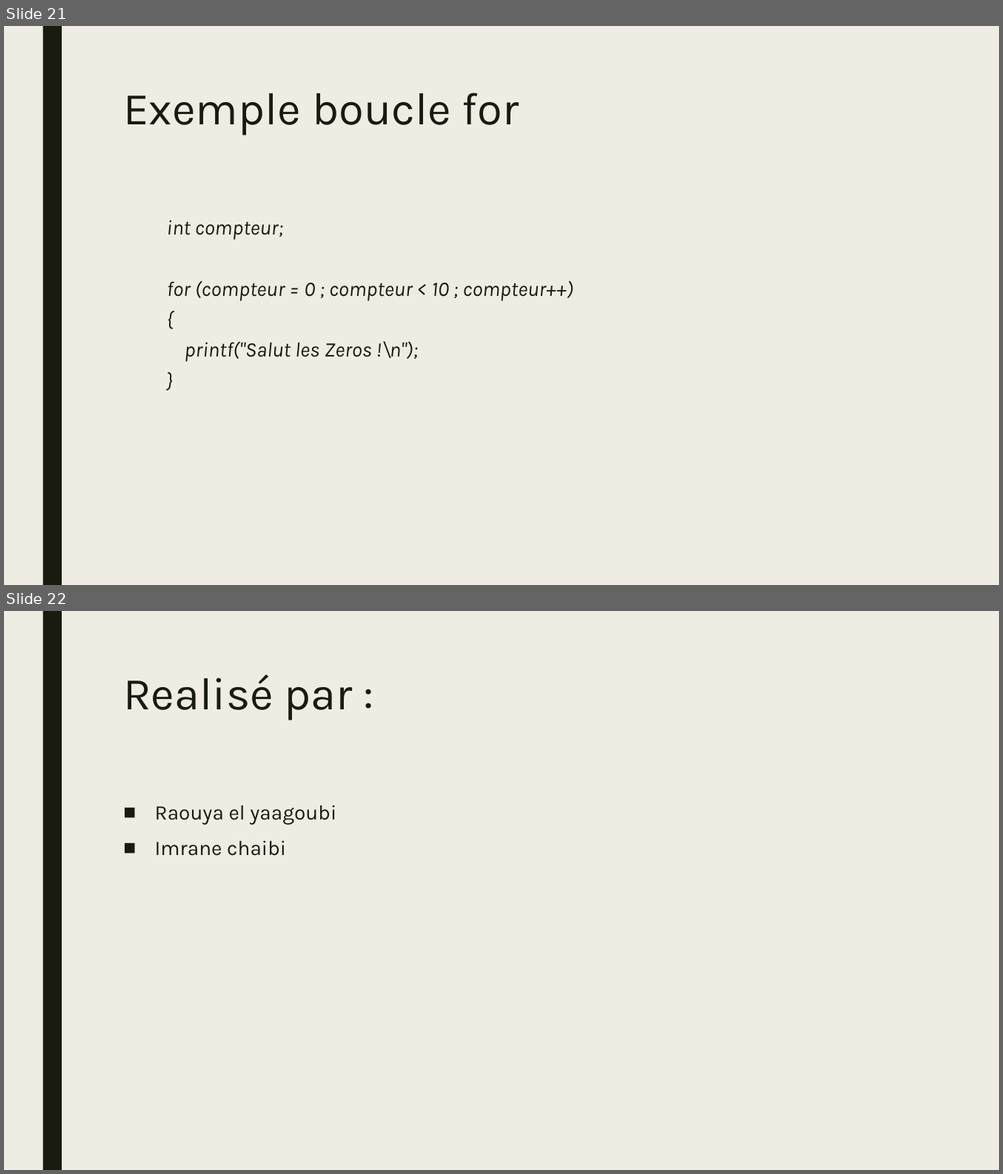
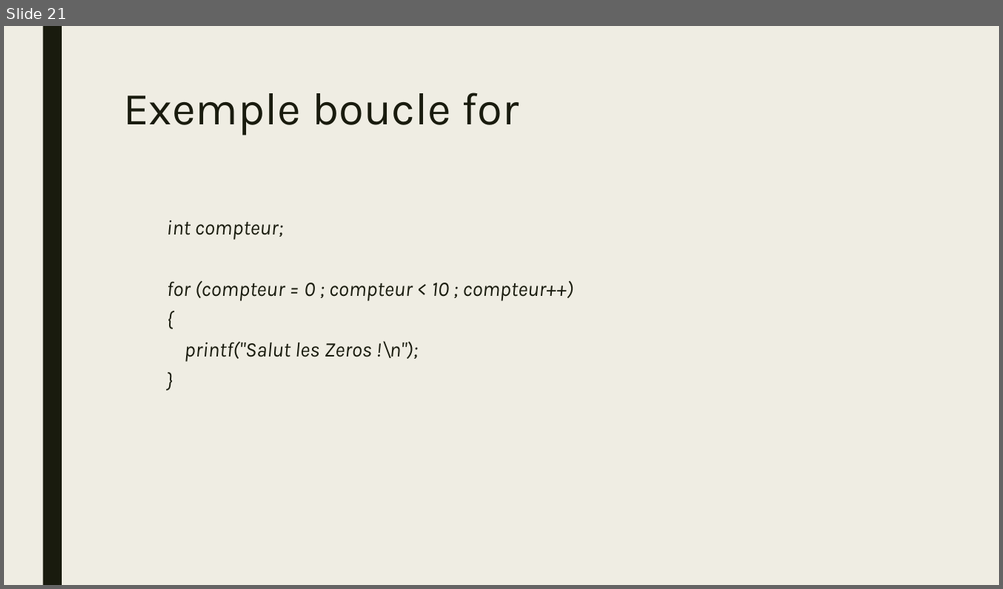
Before and after one commit to hollyufo/resume_de_sass, a slide deck: Résume.pptx. Shown one above the other, each under a label of ours: slides 21 and 22 before the commit, slide 21 after it. The pictures are 1003x1174 and 1003x589 pixels, drawn with LibreOffice and Linux fonts; fonts in the diff are those of the drawing. Boxes give left, top, right and bottom in pixels: in the first picture for what was removed or moved away, otherwise in the second. Text is boxed around its words. In the diff, an @@ line names an element or a change of style, - is before the commit and + after.

```diff
--- a/Résume.pptx
+++ b/Résume.pptx
@@ slide 22 removed at [4, 611, 999, 1170], background #EFEDE3; not listed: 1 template element that a slide beside it also shows @@
@@ title removed at [123, 675, 353, 721] @@
-Realisé par :
@@ text removed at [155, 806, 336, 856] @@
-■ Raouya el yaagoubi
-■ Imrane chaibi
```
Also in this commit, not shown: 2 other files.
